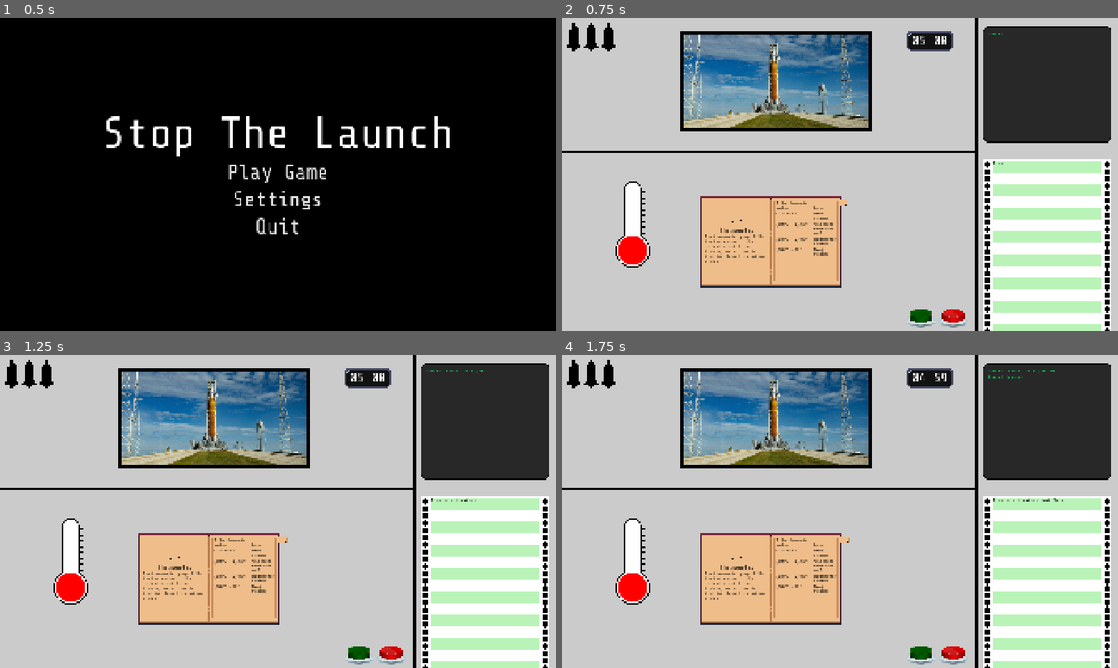
Above: before the commit, frames 1-4 (two rows, left to right).
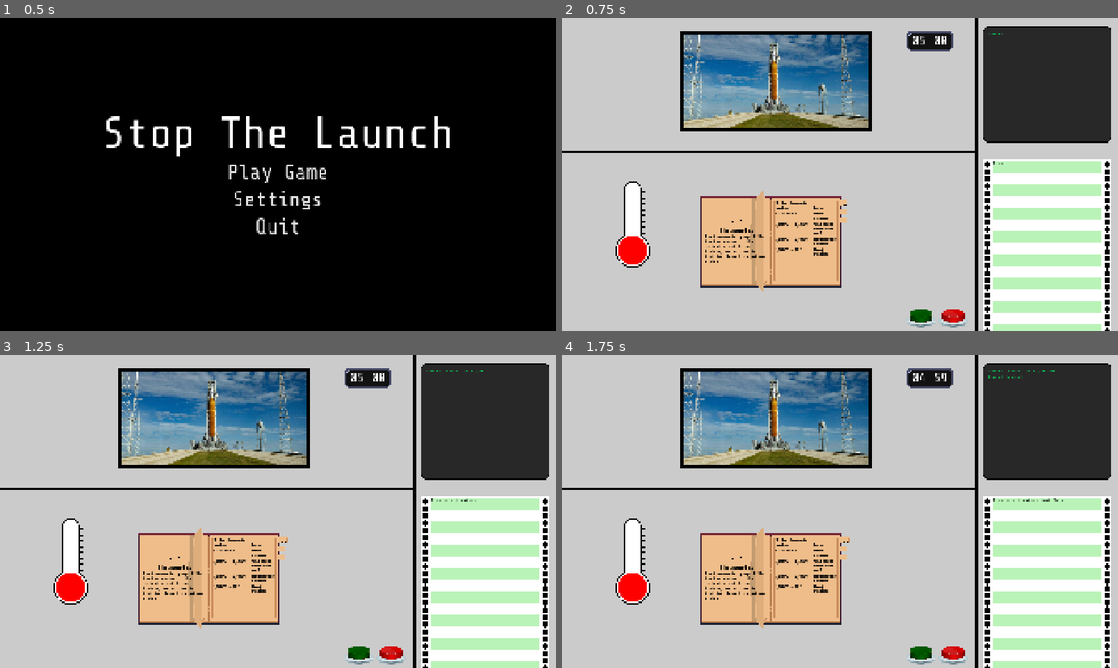
Above: after the commit, the same moments.

Repository: bukit3point0/gmtk2026
Game: Godot game, scene res://scenes/game_root.tscn
The game is run twice, just before and just after one commit, with the same random seed, the same clock (stepped at 60 frames per second) and the same inputs.
Inputs (mouse positions are in pixels of both pictures, inside the frame that each line leads up to):
- Up to frame 1 (0.5 s): no input
- Up to frame 2 (0.75 s): click "Play Game" at 0.5 s
- Up to frame 3 (1.25 s): no input
- Up to frame 4 (1.75 s): click (845, 539) at 1.25 s

Frame 1 is identical in both runs. In frame 2, 1.2% of the frame differs, in the area x 0-52%, y 1-88%; in frame 3, 1.2%; in frame 4, 1.2%.

Commit message:
add two tabs for Cody, no functionality yet

Diff:
--- a/scenes/background.tscn
+++ b/scenes/background.tscn
@@ -164,6 +164,7 @@
 flat = true
 
 [node name="PlayerLives" type="Node2D" parent="TextureRect" unique_id=1660213540]
+visible = false
 script = ExtResource("15_ivgg2")
 metadata/_edit_group_ = true
 
--- a/scenes/game.tscn
+++ b/scenes/game.tscn
@@ -534,8 +534,8 @@
 position = Vector2(-2, -7)
 sprite_frames = SubResource("SpriteFrames_bhunq")
 animation = &"open_book"
-frame = 8
-frame_progress = 0.55724597
+frame = 3
+frame_progress = 0.41941753
 
 [node name="Pages" type="Node2D" parent="Level1/Table/InstructionBook" unique_id=714027308]
 
@@ -702,6 +702,332 @@
 [node name="AnimationPlayer" type="AnimationPlayer" parent="Level1/Table/InstructionBook/Pages/Thermometer" unique_id=1458929969]
 libraries/ = SubResource("AnimationLibrary_kvpfn")
 
+[node name="Cody1" type="Node2D" parent="Level1/Table/InstructionBook/Pages" unique_id=138420742]
+metadata/_edit_lock_ = true
+
+[node name="PageTitle" type="RichTextLabel" parent="Level1/Table/InstructionBook/Pages/Cody1" unique_id=99320038]
+offset_left = -229.0
+offset_top = -51.0
+offset_right = -10.0
+offset_bottom = -28.0
+theme_override_colors/default_color = Color(0, 0, 0, 1)
+theme_override_font_sizes/normal_font_size = 20
+text = "Thermometer"
+horizontal_alignment = 1
+
+[node name="LeftText" type="RichTextLabel" parent="Level1/Table/InstructionBook/Pages/Cody1" unique_id=1313603129]
+offset_left = -229.0
+offset_top = -26.0
+offset_right = -10.0
+offset_bottom = 138.0
+theme_override_colors/default_color = Color(0, 0, 0, 1)
+theme_override_font_sizes/normal_font_size = 14
+text = "The thermometer gauge holds the temperature of the hottest it got during testing, and is used to test the theraml protection system."
+
+[node name="BookImage" type="Sprite2D" parent="Level1/Table/InstructionBook/Pages/Cody1" unique_id=1542908340]
+position = Vector2(-133, -130)
+scale = Vector2(0.25, 0.25)
+texture = ExtResource("6_u5sy4")
+centered = false
+
+[node name="Instructions" type="VBoxContainer" parent="Level1/Table/InstructionBook/Pages/Cody1" unique_id=1071019482]
+offset_left = 11.0
+offset_top = -140.0
+offset_right = 229.0
+offset_bottom = 138.0
+metadata/_edit_use_anchors_ = true
+
+[node name="Headers" type="HBoxContainer" parent="Level1/Table/InstructionBook/Pages/Cody1/Instructions" unique_id=237423047]
+layout_mode = 2
+theme_override_constants/separation = 0
+
+[node name="RichTextLabel" type="RichTextLabel" parent="Level1/Table/InstructionBook/Pages/Cody1/Instructions/Headers" unique_id=1719284830]
+custom_minimum_size = Vector2(135, 0)
+layout_mode = 2
+theme_override_colors/default_color = Color(0, 0, 0, 1)
+theme_override_font_sizes/normal_font_size = 13
+text = "If the thermostat reads..."
+fit_content = true
+
+[node name="RichTextLabel2" type="RichTextLabel" parent="Level1/Table/InstructionBook/Pages/Cody1/Instructions/Headers" unique_id=1472008314]
+custom_minimum_size = Vector2(83, 0)
+layout_mode = 2
+theme_override_colors/default_color = Color(0, 0, 0, 1)
+theme_override_font_sizes/normal_font_size = 13
+text = "Do..."
+fit_content = true
+vertical_alignment = 2
+
+[node name="Instruction1" type="HBoxContainer" parent="Level1/Table/InstructionBook/Pages/Cody1/Instructions" unique_id=923712006]
+layout_mode = 2
+theme_override_constants/separation = 0
+
+[node name="RichTextLabel" type="RichTextLabel" parent="Level1/Table/InstructionBook/Pages/Cody1/Instructions/Instruction1" unique_id=1331928031]
+custom_minimum_size = Vector2(135, 0)
+layout_mode = 2
+theme_override_colors/default_color = Color(0, 0, 0, 1)
+theme_override_font_sizes/normal_font_size = 13
+text = "0°C - 999°C"
+fit_content = true
+
+[node name="RichTextLabel2" type="RichTextLabel" parent="Level1/Table/InstructionBook/Pages/Cody1/Instructions/Instruction1" unique_id=920645328]
+custom_minimum_size = Vector2(83, 0)
+layout_mode = 2
+theme_override_colors/default_color = Color(0, 0, 0, 1)
+theme_override_font_sizes/normal_font_size = 13
+text = "Abort mission"
+fit_content = true
+
+[node name="Instruction2" type="HBoxContainer" parent="Level1/Table/InstructionBook/Pages/Cody1/Instructions" unique_id=826755209]
+layout_mode = 2
+theme_override_constants/separation = 0
+
+[node name="RichTextLabel" type="RichTextLabel" parent="Level1/Table/InstructionBook/Pages/Cody1/Instructions/Instruction2" unique_id=1547382210]
+custom_minimum_size = Vector2(135, 0)
+layout_mode = 2
+theme_override_colors/default_color = Color(0, 0, 0, 1)
+theme_override_font_sizes/normal_font_size = 13
+text = "1,000°C - 1,249°C"
+fit_content = true
+
+[node name="RichTextLabel2" type="RichTextLabel" parent="Level1/Table/InstructionBook/Pages/Cody1/Instructions/Instruction2" unique_id=460126436]
+custom_minimum_size = Vector2(83, 0)
+layout_mode = 2
+theme_override_colors/default_color = Color(0, 0, 0, 1)
+theme_override_font_sizes/normal_font_size = 13
+text = "Hold until timer ends in 3"
+fit_content = true
+
+[node name="Instruction3" type="HBoxContainer" parent="Level1/Table/InstructionBook/Pages/Cody1/Instructions" unique_id=1100480206]
+layout_mode = 2
+theme_override_constants/separation = 0
+
+[node name="RichTextLabel" type="RichTextLabel" parent="Level1/Table/InstructionBook/Pages/Cody1/Instructions/Instruction3" unique_id=1073155218]
+custom_minimum_size = Vector2(135, 0)
+layout_mode = 2
+theme_override_colors/default_color = Color(0, 0, 0, 1)
+theme_override_font_sizes/normal_font_size = 13
+text = "1,250°C - 2,499°C"
+fit_content = true
+
+[node name="RichTextLabel2" type="RichTextLabel" parent="Level1/Table/InstructionBook/Pages/Cody1/Instructions/Instruction3" unique_id=1268679265]
+custom_minimum_size = Vector2(83, 0)
+layout_mode = 2
+theme_override_colors/default_color = Color(0, 0, 0, 1)
+theme_override_font_sizes/normal_font_size = 13
+text = "Thermometer cleared"
+fit_content = true
+
+[node name="Instruction4" type="HBoxContainer" parent="Level1/Table/InstructionBook/Pages/Cody1/Instructions" unique_id=1713231875]
+layout_mode = 2
+theme_override_constants/separation = 0
+
+[node name="RichTextLabel" type="RichTextLabel" parent="Level1/Table/InstructionBook/Pages/Cody1/Instructions/Instruction4" unique_id=647703026]
+custom_minimum_size = Vector2(135, 0)
+layout_mode = 2
+theme_override_colors/default_color = Color(0, 0, 0, 1)
+theme_override_font_sizes/normal_font_size = 13
+text = "2,500°C - ???"
+fit_content = true
+
+[node name="RichTextLabel2" type="RichTextLabel" parent="Level1/Table/InstructionBook/Pages/Cody1/Instructions/Instruction4" unique_id=797993928]
+custom_minimum_size = Vector2(83, 0)
+layout_mode = 2
+theme_override_colors/default_color = Color(0, 0, 0, 1)
+theme_override_font_sizes/normal_font_size = 13
+text = "Abort mission"
+fit_content = true
+
+[node name="RichTextLabel" type="RichTextLabel" parent="Level1/Table/InstructionBook/Pages/Cody1/Instructions" unique_id=1410291589]
+layout_mode = 2
+size_flags_vertical = 3
+theme_override_colors/default_color = Color(0, 0, 0, 1)
+theme_override_font_sizes/normal_font_size = 14
+
+[node name="Tab1Animation" type="AnimatedSprite2D" parent="Level1/Table/InstructionBook/Pages/Cody1" unique_id=1192924990]
+position = Vector2(255, -103)
+sprite_frames = SubResource("SpriteFrames_riqys")
+animation = &"open_tab"
+
+[node name="Button" type="Button" parent="Level1/Table/InstructionBook/Pages/Cody1" unique_id=726560034]
+offset_left = 239.0
+offset_top = -113.0
+offset_right = 271.0
+offset_bottom = -93.0
+flat = true
+metadata/_edit_lock_ = true
+
+[node name="TabImage" type="Sprite2D" parent="Level1/Table/InstructionBook/Pages/Cody1" unique_id=815371111]
+position = Vector2(253, -133)
+scale = Vector2(0.05, 0.05)
+texture = ExtResource("6_u5sy4")
+
+[node name="AnimationPlayer" type="AnimationPlayer" parent="Level1/Table/InstructionBook/Pages/Cody1" unique_id=1838001381]
+libraries/ = SubResource("AnimationLibrary_kvpfn")
+
+[node name="Cody2" type="Node2D" parent="Level1/Table/InstructionBook/Pages" unique_id=592914226]
+metadata/_edit_lock_ = true
+
+[node name="PageTitle" type="RichTextLabel" parent="Level1/Table/InstructionBook/Pages/Cody2" unique_id=791229377]
+offset_left = -229.0
+offset_top = -51.0
+offset_right = -10.0
+offset_bottom = -28.0
+theme_override_colors/default_color = Color(0, 0, 0, 1)
+theme_override_font_sizes/normal_font_size = 20
+text = "Thermometer"
+horizontal_alignment = 1
+
+[node name="LeftText" type="RichTextLabel" parent="Level1/Table/InstructionBook/Pages/Cody2" unique_id=1691945324]
+offset_left = -229.0
+offset_top = -26.0
+offset_right = -10.0
+offset_bottom = 138.0
+theme_override_colors/default_color = Color(0, 0, 0, 1)
+theme_override_font_sizes/normal_font_size = 14
+text = "The thermometer gauge holds the temperature of the hottest it got during testing, and is used to test the theraml protection system."
+
+[node name="BookImage" type="Sprite2D" parent="Level1/Table/InstructionBook/Pages/Cody2" unique_id=1211351157]
+position = Vector2(-133, -130)
+scale = Vector2(0.25, 0.25)
+texture = ExtResource("6_u5sy4")
+centered = false
+
+[node name="Instructions" type="VBoxContainer" parent="Level1/Table/InstructionBook/Pages/Cody2" unique_id=217628378]
+offset_left = 11.0
+offset_top = -140.0
+offset_right = 229.0
+offset_bottom = 138.0
+metadata/_edit_use_anchors_ = true
+
+[node name="Headers" type="HBoxContainer" parent="Level1/Table/InstructionBook/Pages/Cody2/Instructions" unique_id=225560622]
+layout_mode = 2
+theme_override_constants/separation = 0
+
+[node name="RichTextLabel" type="RichTextLabel" parent="Level1/Table/InstructionBook/Pages/Cody2/Instructions/Headers" unique_id=482162913]
+custom_minimum_size = Vector2(135, 0)
+layout_mode = 2
+theme_override_colors/default_color = Color(0, 0, 0, 1)
+theme_override_font_sizes/normal_font_size = 13
+text = "If the thermostat reads..."
+fit_content = true
+
+[node name="RichTextLabel2" type="RichTextLabel" parent="Level1/Table/InstructionBook/Pages/Cody2/Instructions/Headers" unique_id=472702807]
+custom_minimum_size = Vector2(83, 0)
+layout_mode = 2
+theme_override_colors/default_color = Color(0, 0, 0, 1)
+theme_override_font_sizes/normal_font_size = 13
+text = "Do..."
+fit_content = true
+vertical_alignment = 2
+
+[node name="Instruction1" type="HBoxContainer" parent="Level1/Table/InstructionBook/Pages/Cody2/Instructions" unique_id=771172252]
+layout_mode = 2
+theme_override_constants/separation = 0
+
+[node name="RichTextLabel" type="RichTextLabel" parent="Level1/Table/InstructionBook/Pages/Cody2/Instructions/Instruction1" unique_id=1234130645]
+custom_minimum_size = Vector2(135, 0)
+layout_mode = 2
+theme_override_colors/default_color = Color(0, 0, 0, 1)
+theme_override_font_sizes/normal_font_size = 13
+text = "0°C - 999°C"
+fit_content = true
+
+[node name="RichTextLabel2" type="RichTextLabel" parent="Level1/Table/InstructionBook/Pages/Cody2/Instructions/Instruction1" unique_id=350363869]
+custom_minimum_size = Vector2(83, 0)
+layout_mode = 2
+theme_override_colors/default_color = Color(0, 0, 0, 1)
+theme_override_font_sizes/normal_font_size = 13
+text = "Abort mission"
+fit_content = true
+
+[node name="Instruction2" type="HBoxContainer" parent="Level1/Table/InstructionBook/Pages/Cody2/Instructions" unique_id=220851551]
+layout_mode = 2
+theme_override_constants/separation = 0
+
+[node name="RichTextLabel" type="RichTextLabel" parent="Level1/Table/InstructionBook/Pages/Cody2/Instructions/Instruction2" unique_id=611114018]
+custom_minimum_size = Vector2(135, 0)
+layout_mode = 2
+theme_override_colors/default_color = Color(0, 0, 0, 1)
+theme_override_font_sizes/normal_font_size = 13
+text = "1,000°C - 1,249°C"
+fit_content = true
+
+[node name="RichTextLabel2" type="RichTextLabel" parent="Level1/Table/InstructionBook/Pages/Cody2/Instructions/Instruction2" unique_id=1999760512]
+custom_minimum_size = Vector2(83, 0)
+layout_mode = 2
+theme_override_colors/default_color = Color(0, 0, 0, 1)
+theme_override_font_sizes/normal_font_size = 13
+text = "Hold until timer ends in 3"
+fit_content = true
+
+[node name="Instruction3" type="HBoxContainer" parent="Level1/Table/InstructionBook/Pages/Cody2/Instructions" unique_id=1855562580]
+layout_mode = 2
+theme_override_constants/separation = 0
+
+[node name="RichTextLabel" type="RichTextLabel" parent="Level1/Table/InstructionBook/Pages/Cody2/Instructions/Instruction3" unique_id=1018780572]
+custom_minimum_size = Vector2(135, 0)
+layout_mode = 2
+theme_override_colors/default_color = Color(0, 0, 0, 1)
+theme_override_font_sizes/normal_font_size = 13
+text = "1,250°C - 2,499°C"
+fit_content = true
+
+[node name="RichTextLabel2" type="RichTextLabel" parent="Level1/Table/InstructionBook/Pages/Cody2/Instructions/Instruction3" unique_id=1616627579]
+custom_minimum_size = Vector2(83, 0)
+layout_mode = 2
+theme_override_colors/default_color = Color(0, 0, 0, 1)
+theme_override_font_sizes/normal_font_size = 13
+text = "Thermometer cleared"
+fit_content = true
+
+[node name="Instruction4" type="HBoxContainer" parent="Level1/Table/InstructionBook/Pages/Cody2/Instructions" unique_id=2098840590]
+layout_mode = 2
+theme_override_constants/separation = 0
+
+[node name="RichTextLabel" type="RichTextLabel" parent="Level1/Table/InstructionBook/Pages/Cody2/Instructions/Instruction4" unique_id=1997402328]
+custom_minimum_size = Vector2(135, 0)
+layout_mode = 2
+theme_override_colors/default_color = Color(0, 0, 0, 1)
+theme_override_font_sizes/normal_font_size = 13
+text = "2,500°C - ???"
+fit_content = true
+
+[node name="RichTextLabel2" type="RichTextLabel" parent="Level1/Table/InstructionBook/Pages/Cody2/Instructions/Instruction4" unique_id=1368936844]
+custom_minimum_size = Vector2(83, 0)
+layout_mode = 2
+theme_override_colors/default_color = Color(0, 0, 0, 1)
+theme_override_font_sizes/normal_font_size = 13
+text = "Abort mission"
+fit_content = true
+
+[node name="RichTextLabel" type="RichTextLabel" parent="Level1/Table/InstructionBook/Pages/Cody2/Instructions" unique_id=1008755326]
+layout_mode = 2
+size_flags_vertical = 3
+theme_override_colors/default_color = Color(0, 0, 0, 1)
+theme_override_font_sizes/normal_font_size = 14
+
+[node name="Tab1Animation" type="AnimatedSprite2D" parent="Level1/Table/InstructionBook/Pages/Cody2" unique_id=617707095]
+position = Vector2(255, -73)
+sprite_frames = SubResource("SpriteFrames_riqys")
+animation = &"open_tab"
+
+[node name="Button" type="Button" parent="Level1/Table/InstructionBook/Pages/Cody2" unique_id=1023795922]
+offset_left = 239.0
+offset_top = -83.0
+offset_right = 271.0
+offset_bottom = -63.0
+flat = true
+metadata/_edit_lock_ = true
+
+[node name="TabImage" type="Sprite2D" parent="Level1/Table/InstructionBook/Pages/Cody2" unique_id=1079256611]
+position = Vector2(253, -133)
+scale = Vector2(0.05, 0.05)
+texture = ExtResource("6_u5sy4")
+
+[node name="AnimationPlayer" type="AnimationPlayer" parent="Level1/Table/InstructionBook/Pages/Cody2" unique_id=887556302]
+libraries/ = SubResource("AnimationLibrary_kvpfn")
+
 [node name="CollisionShape2D" type="CollisionShape2D" parent="Level1/Table/InstructionBook" unique_id=1014973014]
 shape = SubResource("RectangleShape2D_sn0t7")
 metadata/_edit_lock_ = true
